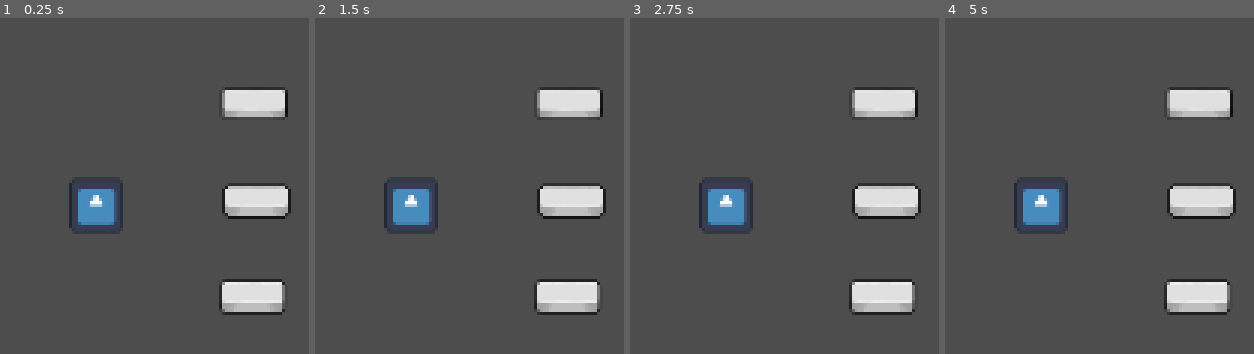
Above: before the commit, frames 1-4 (left to right).
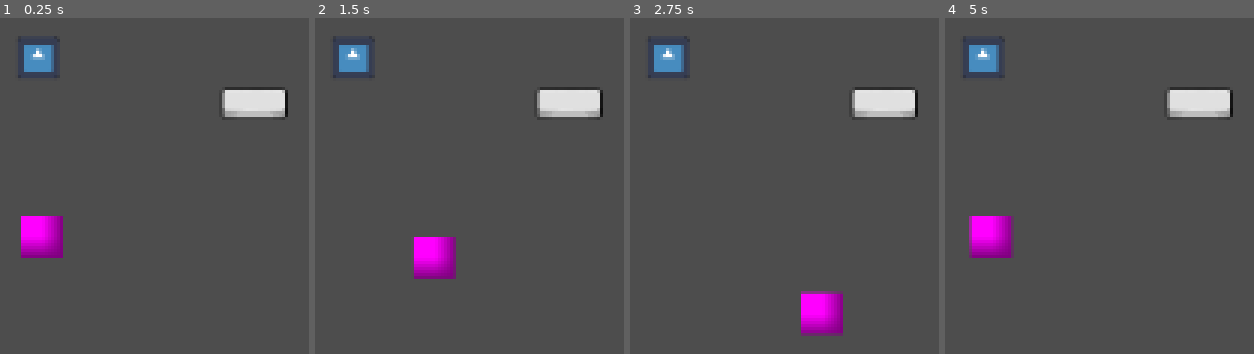
Above: after the commit, the same moments.

Repository: MikalMica/Mascarada-to-wapa
Game: Godot game, scene res://Scenes/Scenarios/triggers_alec.tscn
Two runs of this game, one before a commit and one after it. Both use one fixed random seed, a clock stepped at 60 frames per second and the inputs below. This scene is started directly instead of the project's main scene. The engine's default icon, where the game draws it, is replaced by a stand-in: a white triangle on a blue panel in a dark square.
Inputs:
- Up to frame 1 (0.25 s): no input
- Up to frame 2 (1.5 s): tap Enter at 0.5 s; hold Right (Right) 0.53-1.28 s; hold E (default_mask) 0.53-1.28 s; hold Down (Down) from 1.28 s (still down); tap R (object_mask) at 1.35 s
- Up to frame 3 (2.75 s): release Down (Down) at 2.03 s; hold Right (Right) from 2.03 s (still down); hold E (default_mask) from 2.03 s (still down)
- Up to frame 4 (5 s): release Right (Right) at 2.78 s; release E (default_mask) at 2.78 s; hold Up (Up) 2.78-3.53 s; tap R (object_mask) at 2.85, 4.35 s; hold E (default_mask) 3.53-4.28 s; hold A (Left) from 3.53 s (still down)

The runs differ from the first frame. In frame 1, 8.8% of the frame differs, in the area x 5-95%, y 5-89%; in frame 2, 8.8%; in frame 3, 8.9%, in the area x 5-95%, y 5-95%; in frame 4, 8.9%.

Commit message:
More door and button updates
-Ahora funciona todo con el player
-En TriggersAlec, hay una prueba de puerta levadiza

Diff:
--- a/MascaradaToWapa/Scenes/Scenarios/PruebaMovimiento.tscn
+++ b/MascaradaToWapa/Scenes/Scenarios/PruebaMovimiento.tscn
@@ -1,9 +1,9 @@
 [gd_scene format=3 uid="uid://befj3bh6vwohk"]
 
-[ext_resource type="PackedScene" uid="uid://t75i14pnofd5" path="res://Scenes/Objects/player.tscn" id="1_5e7gu"]
+[ext_resource type="PackedScene" uid="uid://cnbggcpyxrnch" path="res://Scenes/Objects/player.tscn" id="1_5e7gu"]
 
 [node name="PruebaMovimiento" type="Node2D" unique_id=810907141]
 
 [node name="Player" parent="." unique_id=1000121688 instance=ExtResource("1_5e7gu")]
 position = Vector2(562, 181)
-speed = 5001.0
+speed = 7000.0
--- a/MascaradaToWapa/Scenes/Scenarios/triggers_alec.tscn
+++ b/MascaradaToWapa/Scenes/Scenarios/triggers_alec.tscn
@@ -7,6 +7,7 @@
 [ext_resource type="Script" uid="uid://dqh8eov60sjek" path="res://Scripts/hold_button.gd" id="4_ow35p"]
 [ext_resource type="Script" uid="uid://b3qn1dmcs0d7u" path="res://Scripts/playerTest.gd" id="5_fkiym"]
 [ext_resource type="Texture2D" uid="uid://b8kuer3e50nnx" path="res://icon.svg" id="6_dy3vq"]
+[ext_resource type="PackedScene" uid="uid://cnbggcpyxrnch" path="res://Scenes/Objects/player.tscn" id="8_ow35p"]
 
 [sub_resource type="AtlasTexture" id="AtlasTexture_xphxm"]
 atlas = ExtResource("2_oxvwj")
@@ -28,17 +29,6 @@
 "loop": true,
 "name": &"Click",
 "speed": 5.0
-}, {
-"frames": [{
-"duration": 1.0,
-"texture": SubResource("AtlasTexture_pwwsy")
-}, {
-"duration": 1.0,
-"texture": SubResource("AtlasTexture_xphxm")
-}],
-"loop": true,
-"name": &"Unclick",
-"speed": 5.0
 }]
 
 [sub_resource type="RectangleShape2D" id="RectangleShape2D_314ca"]
@@ -58,13 +48,30 @@
 [sub_resource type="RectangleShape2D" id="RectangleShape2D_hgsdk"]
 size = Vector2(26, 26)
 
+[sub_resource type="AtlasTexture" id="AtlasTexture_ow35p"]
+atlas = ExtResource("2_oxvwj")
+region = Rect2(6, 0, 32, 16)
+
 [sub_resource type="SpriteFrames" id="SpriteFrames_pfren"]
+animations = [{
+"frames": [{
+"duration": 1.0,
+"texture": ExtResource("6_dy3vq")
+}, {
+"duration": 1.0,
+"texture": SubResource("AtlasTexture_ow35p")
+}],
+"loop": true,
+"name": &"default",
+"speed": 5.0
+}]
 
 [sub_resource type="RectangleShape2D" id="RectangleShape2D_jbloj"]
 
 [node name="TriggersAlec" type="Node2D" unique_id=1541308786]
 
 [node name="OneTimePressButton" type="Area2D" parent="." unique_id=2049339381]
+visible = false
 position = Vector2(153, 140)
 script = ExtResource("1_pfren")
 metadata/_edit_group_ = true
@@ -77,6 +84,7 @@
 shape = SubResource("RectangleShape2D_314ca")
 
 [node name="TimerButton" type="Area2D" parent="." unique_id=247933037]
+visible = false
 position = Vector2(155, 94)
 script = ExtResource("3_oxvwj")
 metadata/_edit_group_ = true
@@ -88,9 +96,10 @@
 [node name="CollisionShape2D" type="CollisionShape2D" parent="TimerButton" unique_id=538268503]
 shape = SubResource("RectangleShape2D_314ca")
 
-[node name="HoldButton" type="Area2D" parent="." unique_id=703309703]
+[node name="HoldButton" type="Area2D" parent="." unique_id=703309703 node_paths=PackedStringArray("TriggeredObstacle")]
 position = Vector2(154, 47)
 script = ExtResource("4_ow35p")
+TriggeredObstacle = [NodePath("../PuertaLevadiza")]
 metadata/_edit_group_ = true
 
 [node name="AnimatedSprite2D" type="AnimatedSprite2D" parent="HoldButton" unique_id=1972224066]
@@ -101,6 +110,7 @@
 shape = SubResource("RectangleShape2D_314ca")
 
 [node name="TestCharacter" type="Area2D" parent="." unique_id=1046774810]
+visible = false
 position = Vector2(78, 96)
 script = ExtResource("5_fkiym")
 metadata/_edit_group_ = true
@@ -114,14 +124,20 @@
 shape = SubResource("RectangleShape2D_hgsdk")
 
 [node name="PuertaLevadiza" type="Area2D" parent="." unique_id=207826114]
+position = Vector2(50, 25)
 script = ExtResource("4_gybfd")
 metadata/_edit_group_ = true
 
 [node name="AnimatedSprite2D" type="AnimatedSprite2D" parent="PuertaLevadiza" unique_id=859189861]
+scale = Vector2(0.16, 0.16)
 sprite_frames = SubResource("SpriteFrames_pfren")
 
 [node name="CollisionShape2D" type="CollisionShape2D" parent="PuertaLevadiza" unique_id=1148402095]
 shape = SubResource("RectangleShape2D_jbloj")
+
+[node name="Player" parent="." unique_id=1989580064 instance=ExtResource("8_ow35p")]
+position = Vector2(52, 111)
+speed = 3000.0
 
 [connection signal="area_entered" from="OneTimePressButton" to="OneTimePressButton" method="_on_area_entered"]
 [connection signal="area_entered" from="TimerButton" to="OneTimePressButton" method="_on_boton_tiempo_area_entered"]
--- a/MascaradaToWapa/Scripts/GenericButton.gd
+++ b/MascaradaToWapa/Scripts/GenericButton.gd
@@ -13,8 +13,8 @@
 
 func _activate_obstacles() -> void:
 	for obstacle in TriggeredObstacle:
-		obstacle.activate
+		obstacle._activate()
 
 func _deactivate_obstacles() -> void:
 	for obstacle in TriggeredObstacle:
-		obstacle.deactivate
+		obstacle._deactivate()
--- a/MascaradaToWapa/Scripts/door.gd
+++ b/MascaradaToWapa/Scripts/door.gd
@@ -16,10 +16,10 @@
 
 func _close()-> void:
 	#Cambia sprite y activa el collider
-	$CollisionShape2D.disabled = false
+	$CollisionShape2D.set_deferred("disabled", false)
 	$AnimatedSprite2D.frame = 0
 
 func _open()-> void:
 	#Cambia sprite y desactiva el collider
-	$CollisionShape2D.disabled = true
+	$CollisionShape2D.set_deferred("disabled", true)
 	$AnimatedSprite2D.frame = 1
--- a/MascaradaToWapa/Scripts/hold_button.gd
+++ b/MascaradaToWapa/Scripts/hold_button.gd
@@ -4,9 +4,10 @@
 
 # Called when the node enters the scene tree for the first time.
 func _ready() -> void:
-	area_entered.connect(_player_enters_area)
-	area_exited.connect(_player_exits_area)
-	pass; # Replace with function body.
+	$AnimatedSprite2D.frame = 0;
+	body_entered.connect(_player_enters_area)
+	body_exited.connect(_player_exits_area)
+	 # Replace with function body.
 
 
 # Called every frame. 'delta' is the elapsed time since the previous frame.
@@ -16,6 +17,7 @@
 
 func _player_enters_area(_area) -> void:
 	#El botón se pulsa, manda una señal para avisar de que se ha pulsado y se reproduce la animación
+	print_debug("hold")
 	_activate_obstacles()
 	HoldButtonON.emit();
 	$AnimatedSprite2D.frame = 1;
--- a/MascaradaToWapa/Scripts/one_time_press_button.gd
+++ b/MascaradaToWapa/Scripts/one_time_press_button.gd
@@ -4,7 +4,7 @@
 # Called when the node enters the scene tree for the first time.
 func _ready() -> void:
 	$AnimatedSprite2D.frame = 0;
-	area_entered.connect(_player_enters_area)
+	body_entered.connect(_player_enters_area)
 	pass; # Replace with function body.
 
 
@@ -16,6 +16,7 @@
 func _player_enters_area(_area) -> void:
 	#El botón se pulsa, manda una señal para avisar de que se ha pulsado y se reproduce la animación
 	if(buttonHasBeenPressed == false):
+		print_debug("one")
 		buttonHasBeenPressed = true
 		_activate_obstacles()
 		OneTimePressButtonON.emit();
--- a/MascaradaToWapa/Scripts/timer_button.gd
+++ b/MascaradaToWapa/Scripts/timer_button.gd
@@ -4,7 +4,7 @@
 @export var isTimerOn = false
 # Called when the node enters the scene tree for the first time.
 func _ready() -> void:
-	area_entered.connect(_player_enters_area)
+	body_entered.connect(_player_enters_area)
 	pass; # Replace with function body.
 
 
@@ -16,6 +16,7 @@
 func _player_enters_area(_area) -> void:
 	#El botón se pulsa, manda una señal para avisar de que se ha pulsado y se reproduce la animación
 	if(isTimerOn == false):
+		print_debug("timer")
 		isTimerOn = true
 		_activate_obstacles()
 		TimerButtonON.emit();
--- a/MascaradaToWapa/project.godot
+++ b/MascaradaToWapa/project.godot
@@ -11,9 +11,7 @@
 [application]
 
 config/name="Mascarada-to-wapa"
-
 run/main_scene="uid://befj3bh6vwohk"
-
 config/features=PackedStringArray("4.6", "Forward Plus")
 config/icon="res://icon.svg"
 
